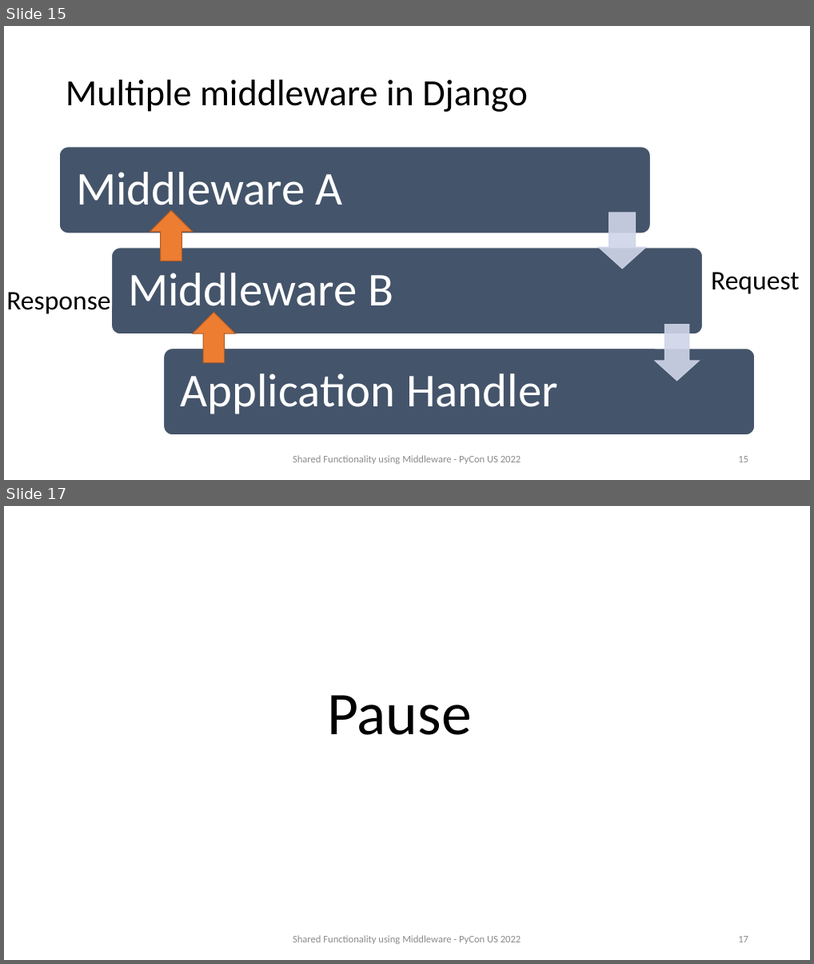
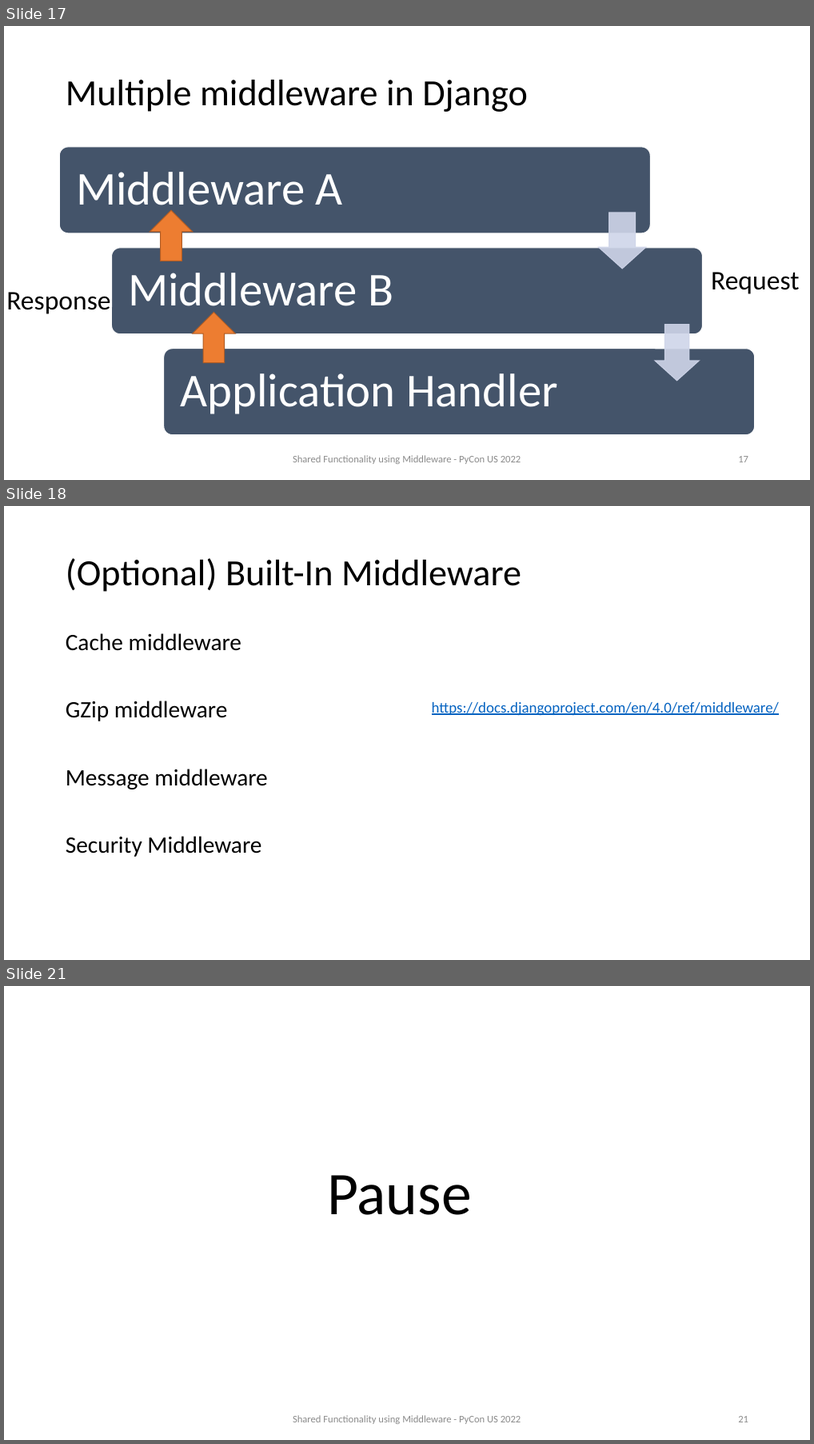
Before and after one commit to prod-python/pycon-us-2022, a slide deck: slides.pptx. Shown one above the other, each under a label of ours: slides 15 and 17 before the commit, slides 17, 18 and 21 after it; the slides between them are not shown. The pictures are 814x964 and 814x1444 pixels, drawn with LibreOffice and Linux fonts; fonts in the diff are those of the drawing. Boxes give left, top, right and bottom in pixels: in the first picture for what was removed or moved away, otherwise in the second. Text is boxed around its words. In the diff, an @@ line names an element or a change of style, - is before the commit and + after.

```diff
--- a/slides.pptx
+++ b/slides.pptx
@@ slide 18 added at bbox=[4, 506, 810, 960], background #FFFFFF @@
@@ title added at bbox=[66, 558, 522, 592], 44 pt, text #000000 @@
+(Optional) Built-In Middleware
@@ text added at bbox=[66, 633, 267, 856], 28 pt, text #000000 @@
+Cache middleware
+GZip middleware
+Message middleware
+Security Middleware
@@ text added at bbox=[432, 702, 779, 716], 18 pt, text #0563C1, underline @@
+https://docs.djangoproject.com/en/4.0/ref/middleware/
@@ what was slide 15 is now slide 17 @@
@@ page number at bbox=[738, 456, 749, 462]: text changed @@
-15
+17
@@ what was slide 17 is now slide 21 @@
@@ page number at bbox=[738, 1416, 749, 1422]: text changed @@
-17
+21
```
Also in this commit, not shown: 4 slides changed, 3 other slides added, 1 other file.
